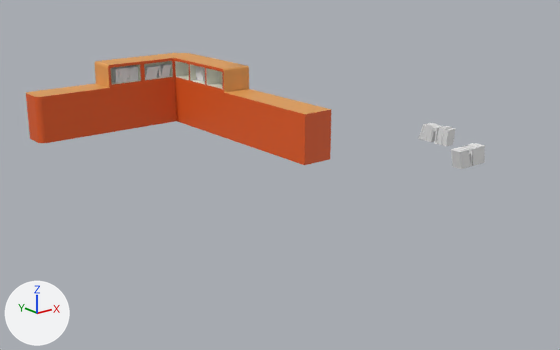
The COLLADA model assets/blender/desk/desk.dae: old version first, new version second.
Rendered twice from a camera (50 mm lens) standing at (-19.9, -32.6, 11.8) and looking at (5.4, -1.0, -0.8). Arrows for +X, +Y and +Z are at lower left; the lights stay in place. Where no turn or scale is listed for an object, it has been applied to the vertices. Vertices at the same position are counted once.

In view in the first picture: 'desk'.
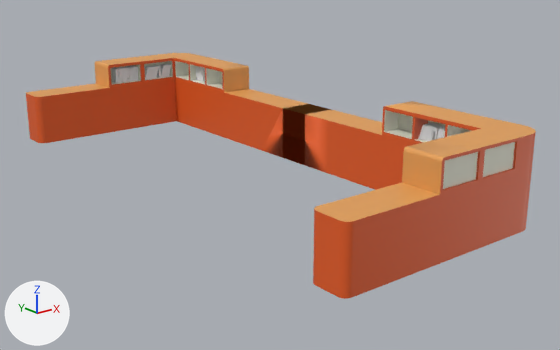
The change in detail:
me_cube_001 is used by ob_desk; location (9.0, 1.0, 0.0).
me_cube_001 had 346 vertices, 688 faces and spanned x -11.0..1.0, y -1.0..15.0, z -1.0..3.5.
me_cube_001 now has 684 vertices, 1376 faces and spans x -11.0..1.0, y -15.0..15.0, z -1.0..3.5.
me_cube_001 part 1: 338 vertices added at x -11.0..1.0, y -15.0..-3.0, z -1.0..3.5.

Pixel boxes [x1, y1, x2, y2] of what changed, in the pictures (560 x 350 px):
'desk', reshaped (67% wider, 119% taller)
    before: [26, 53, 331, 165]
    after: [26, 53, 536, 299]
part 1 of me_cube_001, added (orange)
    after: [305, 101, 536, 299]
